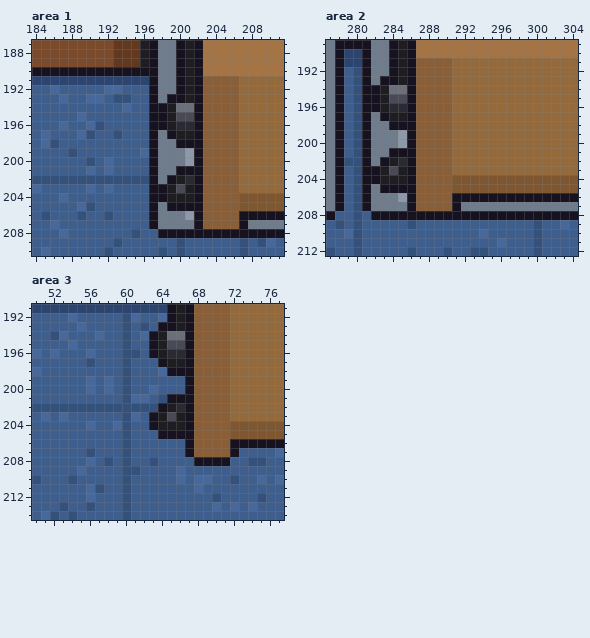
A pixel-art file gets an edit: office/main_floor.aseprite. Above: the version before the commit.
368x320 pixels, 1 frame. Colours within 5 levels of each other are drawn and written as one. Shown: area 1: x 184..211, y 187..210; area 2: x 277..304, y 189..212; area 3: x 50..77, y 191..214.
And afterwards:
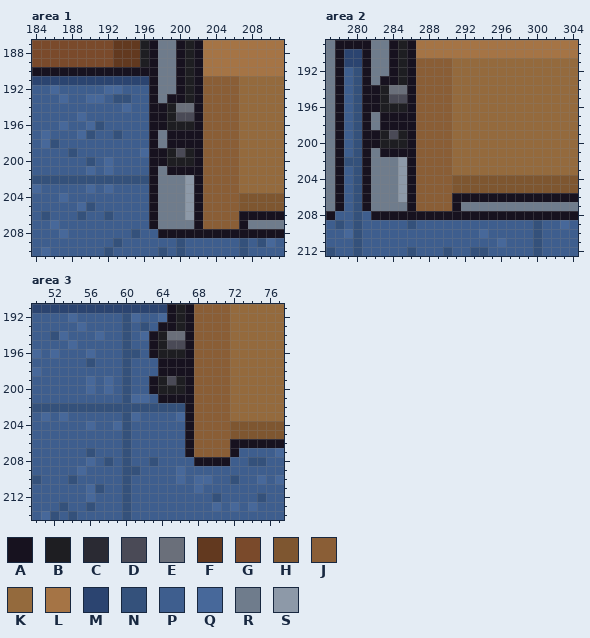
Palette (. is transparent): A #17121f  B #1e1e22  C #2a2a33  D #4a4a56  E #6a6f7a  F #62391f  G #7a4a2b  H #7e5630  J #8a5e36  K #946a3d  L #a57445  M #2b4470  N #34517b  P #3e5e8e  Q #47689a  R #6f7c8c  S #8d99a8
Difference:
Area 1, layer "CubicleChairs":
y 196: x 200..201 CC -> BB
y 197: x 200..201 BB -> AA
y 198: x 199 R -> A
y 199: x 198..201 RRRS -> ABDB
y 200: x 198..201 RRRS -> ABBB
y 201: x 199 R -> A
y 202: x 199..201 ABC -> RRS
y 203: x 198..201 ABDB -> RRRS
y 204: x 198..201 ABBB -> RRRS
y 205: x 199..201 AAA -> RRS
Area 2, layer "CubicleChairs":
y 196: x 284..285 CC -> BB
y 197: x 284..285 BB -> AA
y 198: x 283 R -> A
y 199: x 282..285 RRRS -> ABDB
y 200: x 282..285 RRRS -> ABBB
y 201: x 283 R -> A
y 202: x 283..285 ABC -> RRS
y 203: x 282..285 ABDB -> RRRS
y 204: x 282..285 ABBB -> RRRS
y 205: x 283..285 AAA -> RRS
Area 3, layer "OpenDeskChair":
y 196: x 65..66 CC -> BB
y 197: x 65..66 BB -> AA
y 198: x 64 Q -> A
y 199: x 63..66 PPPP -> ABDB
y 200: x 63..66 QPPP -> ABBB
y 201: x 64 N -> A
y 202: x 64..66 ABC -> NNN
y 203: x 63..66 ABDB -> PPPQ
y 204: x 63..66 ABBB -> PPPP
y 205: x 64..66 AAA -> PPP
